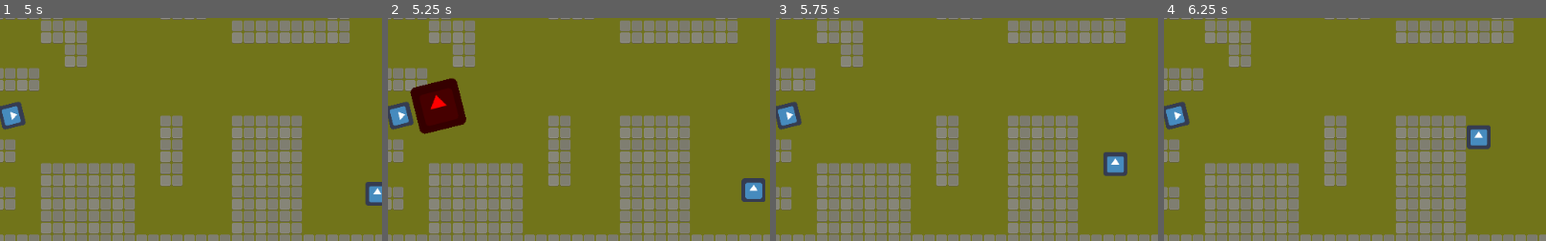
Above: before the commit, frames 1-4 (left to right).
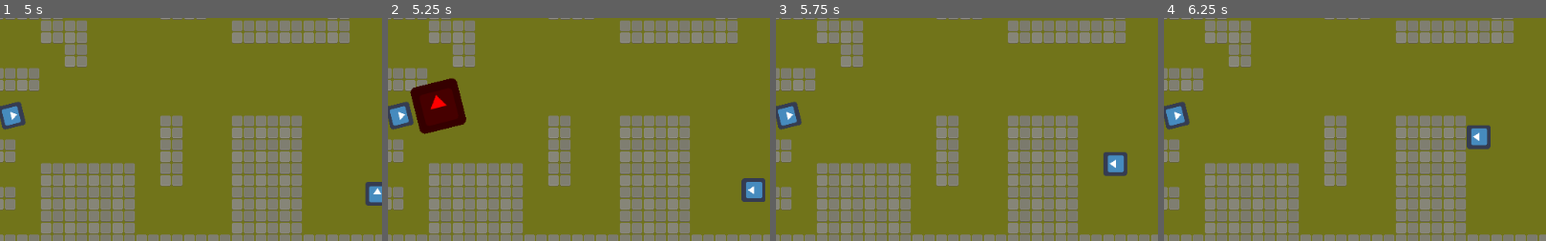
Above: after the commit, the same moments.

Repository: Madhavaprasath/Godot-wildjam-42
Game: Godot game, scene res://Tests/LevelTest and navigation test.tscn
The game is run twice, just before and just after one commit, with the same random seed, the same clock (stepped at 60 frames per second) and the same inputs. The project has no main scene, so this scene is started directly. The engine's default icon, where the game draws it, is replaced by a stand-in: a white triangle on a blue panel in a dark square.
Inputs (mouse positions are % of the whole screen's width and height, from its top left):
- Up to frame 1 (5 s): tap Enter at 0.5, 2.75 s; move the mouse to (72, 45) at 0.52 s; hold Right (ui_right) 0.53-1.28 s; hold Shift (Shift) 0.53-1.28 s; click (72, 45) at 0.67 s; move the mouse to (30, 55) at 1.27 s; hold Down (ui_down) 1.28-2.03 s; tap Space (Space) at 1.35, 2, 2.85, 4.25, 4.35 s; move the mouse to (60, 28) at 2.02 s; hold Right (ui_right) 2.03-2.78 s; hold Shift (Shift) 2.03-2.78 s; move the mouse to (45, 70) at 2.77 s; hold Up (ui_up) 2.78-3.53 s; click (45, 70) at 2.92 s; move the mouse to (80, 65) at 3.52 s; hold Shift (Shift) 3.53-4.28 s; hold Left (ui_left) from 3.53 s (still down); move the mouse to (20, 35) at 4.27 s
- Up to frame 2 (5.25 s): tap Enter at 5 s; move the mouse to (55, 50) at 5.02 s; release Left (ui_left) at 5.03 s; hold Down (ui_down) from 5.03 s (still down); hold Shift (Shift) from 5.03 s (still down); click (55, 50) at 5.17 s
- Up to frame 3 (5.75 s): keep holding Down (ui_down); keep holding Shift (Shift)
- Up to frame 4 (6.25 s): move the mouse to (35, 25) at 5.77 s; release Down (ui_down) at 5.78 s; release Shift (Shift) at 5.78 s; hold Right (ui_right) from 5.78 s (still down); tap Space (Space) at 5.85 s
The pictures show only the part of the screen within x 14-64%, y 47-97%; the shares and areas given below are measured in that part.

Frame 1 is identical in both runs. In frame 2, 0.1% of the frame differs, in the area x 93-98%, y 73-82%; in frame 3, 0.1%, in the area x 86-91%, y 61-70%; in frame 4, 0.1%.

Commit message:
Enemy updation

Diff:
--- a/Fragile/Enemey/Enemey.gd
+++ b/Fragile/Enemey/Enemey.gd
@@ -1,6 +1,7 @@
 extends Entity
 
 const NAVIGATION_TILE=0
+const TILE_SIZE=32
 
 export (int) var Speed=100
 var velocity=Vector2()
@@ -13,12 +14,15 @@
 var level_navigation=null
 var player=null
 var player_spoted=false
-var target=Vector2()
+var target
 
 
 enum enemy_states{
 	IDLE,WANDER,CHASE,ATTACK
 }
+
+
+
 
 
 func _ready():
@@ -33,7 +37,6 @@
 		tilemap=tree.get_nodes_in_group("Tilemap")[0]
 	current_state=enemy_states.IDLE
 
-
 func _physics_process(delta):
 	match_states()
 	Move_towards(delta)
@@ -46,6 +49,7 @@
 			chase()
 		enemy_states.WANDER:
 			wander()
+			rotation_degrees=turn_enemies()
 		enemy_states.ATTACK:
 			attack()
 
@@ -96,26 +100,46 @@
 			navigate()
 
 func wander():
-	if level_navigation:
-		path=level_navigation.get_simple_path(global_position,target,false)
-	if path.size()>0:
-		velocity=global_position.direction_to(path[1])*Speed
-		if global_position.distance_to(path[0])<16 or tilemap.get_cell(path[0].x,path[0].y)==1:
-			path.remove(0)
-		if len(path)==1:
-			current_state=enemy_states.IDLE
+	if target:
+		if level_navigation:
+			path=level_navigation.get_simple_path(global_position,target,false)
+		if path.size()>0:
+			velocity=global_position.direction_to(path[1])*Speed
+			if global_position.distance_to(path[0])<16 or tilemap.get_cell(path[0].x,path[0].y)==1:
+				path.remove(0)
+			if len(path)==1:
+				current_state=enemy_states.IDLE
+	else:
+		current_state=enemy_states.IDLE
+
 func attack():
 	pass
 
 
 func _on_State_timer_timeout():
 	if !player_spoted:
+		print(target)
+		randomize()
 		var random_point_x=(global_position.x+int(rand_range(32*3,32*6)))*choose_random([1,-1])
 		var random_point_y=(global_position.y+int(rand_range(32*3,32*6)))*choose_random([1,-1])
-		target=Vector2(random_point_x,random_point_y).snapped(Vector2(32,32))
+		target=choose_random([Vector2(random_point_x,0),Vector2(0,random_point_y)]).snapped(Vector2(32,32))
 		current_state=choose_random([enemy_states.IDLE,enemy_states.WANDER])
 
 func choose_random(arr:Array):
 	randomize()
 	arr.shuffle()
 	return arr.pop_front()
+
+
+func turn_enemies():
+	print(velocity.angle())
+	if target.x!=0:
+		if target.x<0:
+			return 180
+		elif target.x>0:
+			return 0
+	elif target.y!=0:
+		if target.y<0:
+			return -90
+		elif target.y>0:
+			return 90
